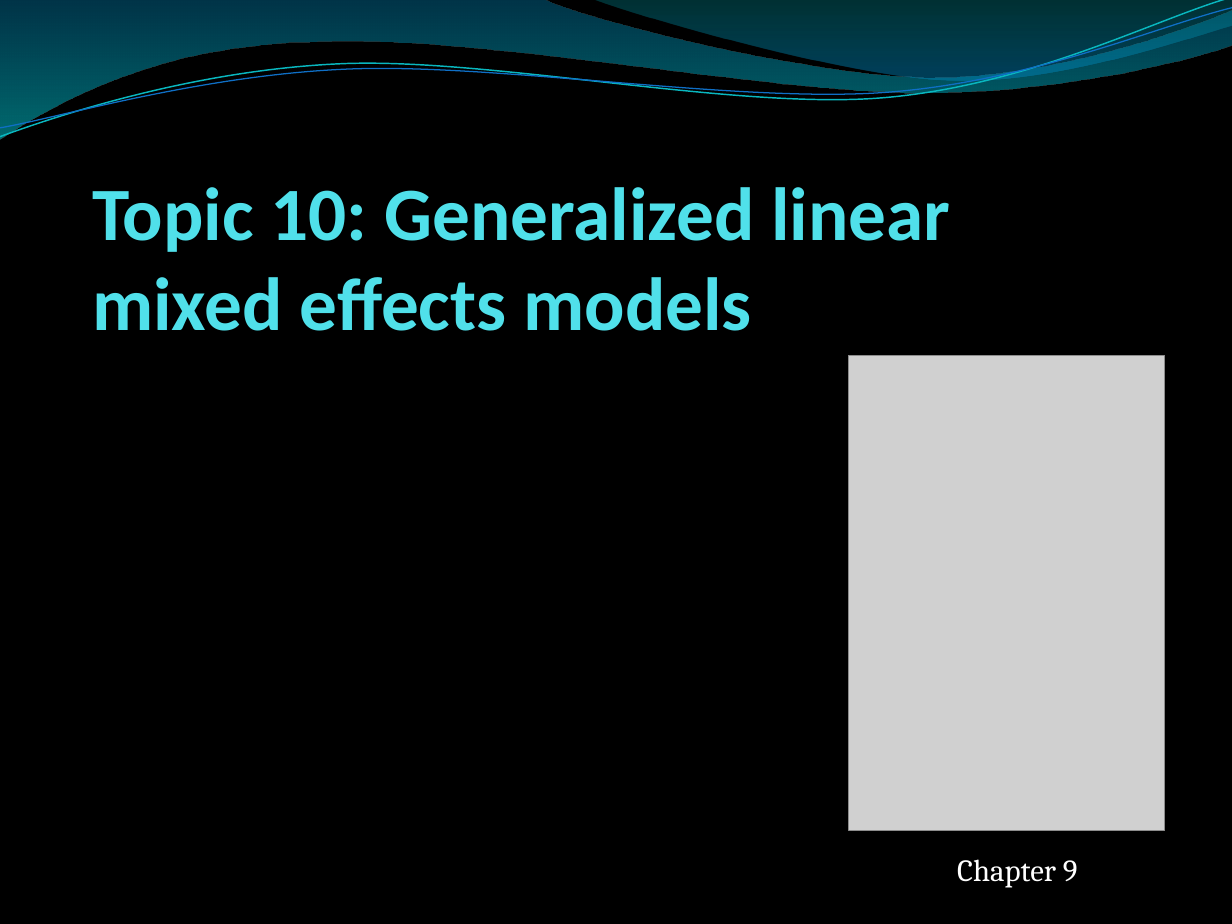
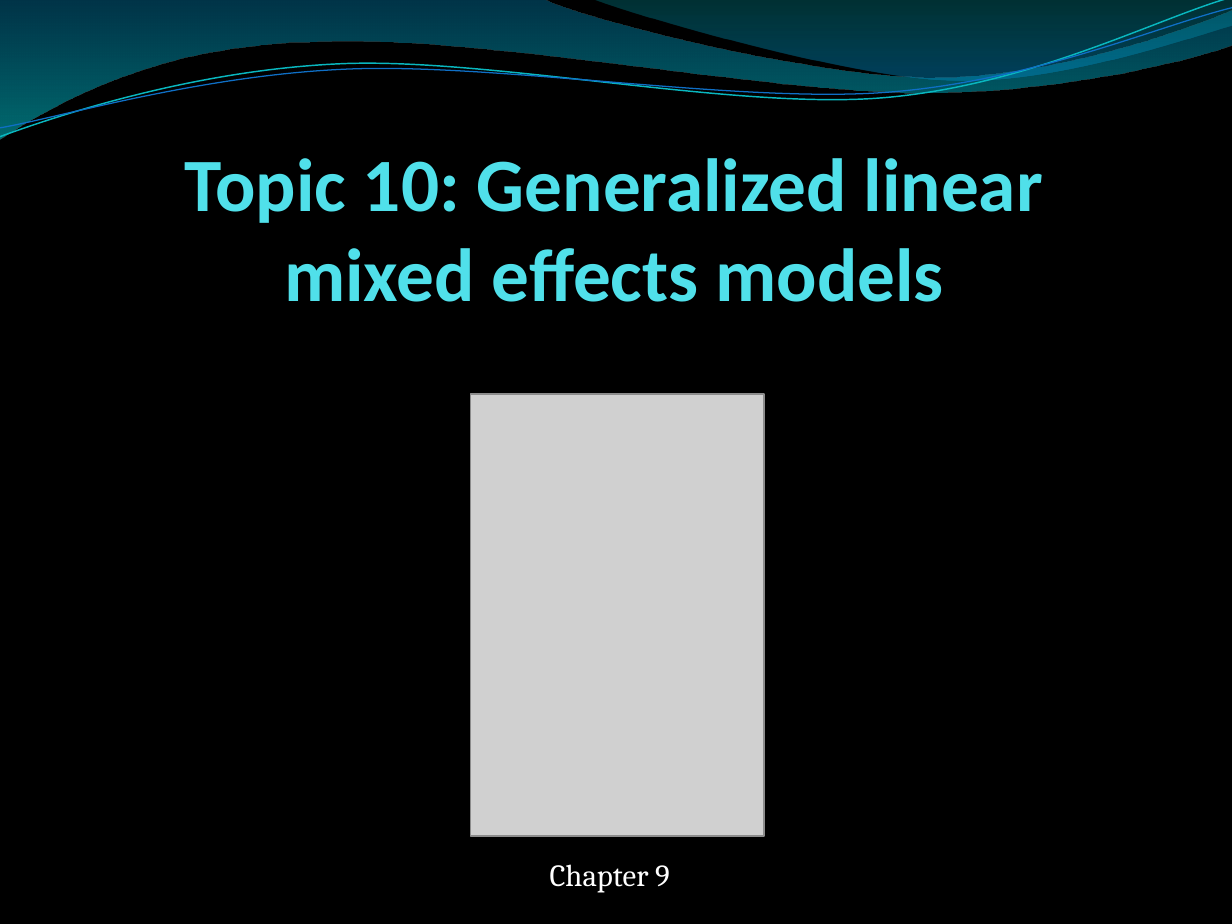
Before and after one commit to ricschuster/R_Workshop_Vienna_2018_02, a slide deck: slide 1 of ppts/Topic 10 Generalized linear mixed effects models.pptx. Drawn at 1232x924 pixels with LibreOffice and Linux fonts; fonts in the diff are those of the drawing; grey boxes stand for pictures; background and template pictures are left out. Boxes give left, top, right and bottom in pixels: in the first picture for what was removed or moved away, otherwise in the second. Text is boxed around its words. In the diff, an @@ line names an element or a change of style, - is before the commit and + after.

```diff
--- a/ppts/Topic 10 Generalized linear mixed effects models.pptx
+++ b/ppts/Topic 10 Generalized linear mixed effects models.pptx
@@ title "Topic 10: Generalized linear mixed ...": place and size @@
-title "Topic 10: Generalized linear mixed ..." at [92, 187, 950, 331]
+title "Topic 10: Generalized linear mixed ..." at [184, 158, 1043, 302]
@@ title "Topic 10: Generalized linear mixed ..." at [184, 158, 1043, 302]: alignment left to centre @@
@@ picture: place and size @@
-picture at [849, 355, 1164, 830]
+picture at [471, 394, 764, 837]
@@ text "Chapter 9": place and size @@
-text "Chapter 9" at [957, 859, 1078, 888]
+text "Chapter 9" at [550, 864, 670, 893]
```
Also in this commit, not shown: 2 other files.
